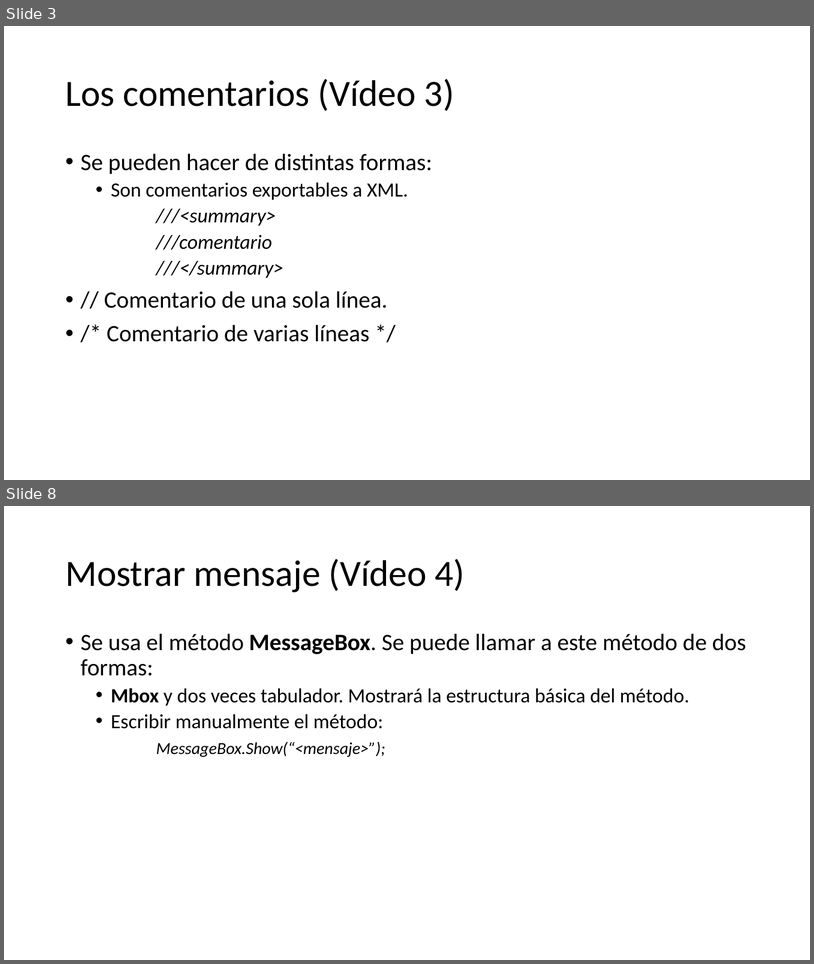
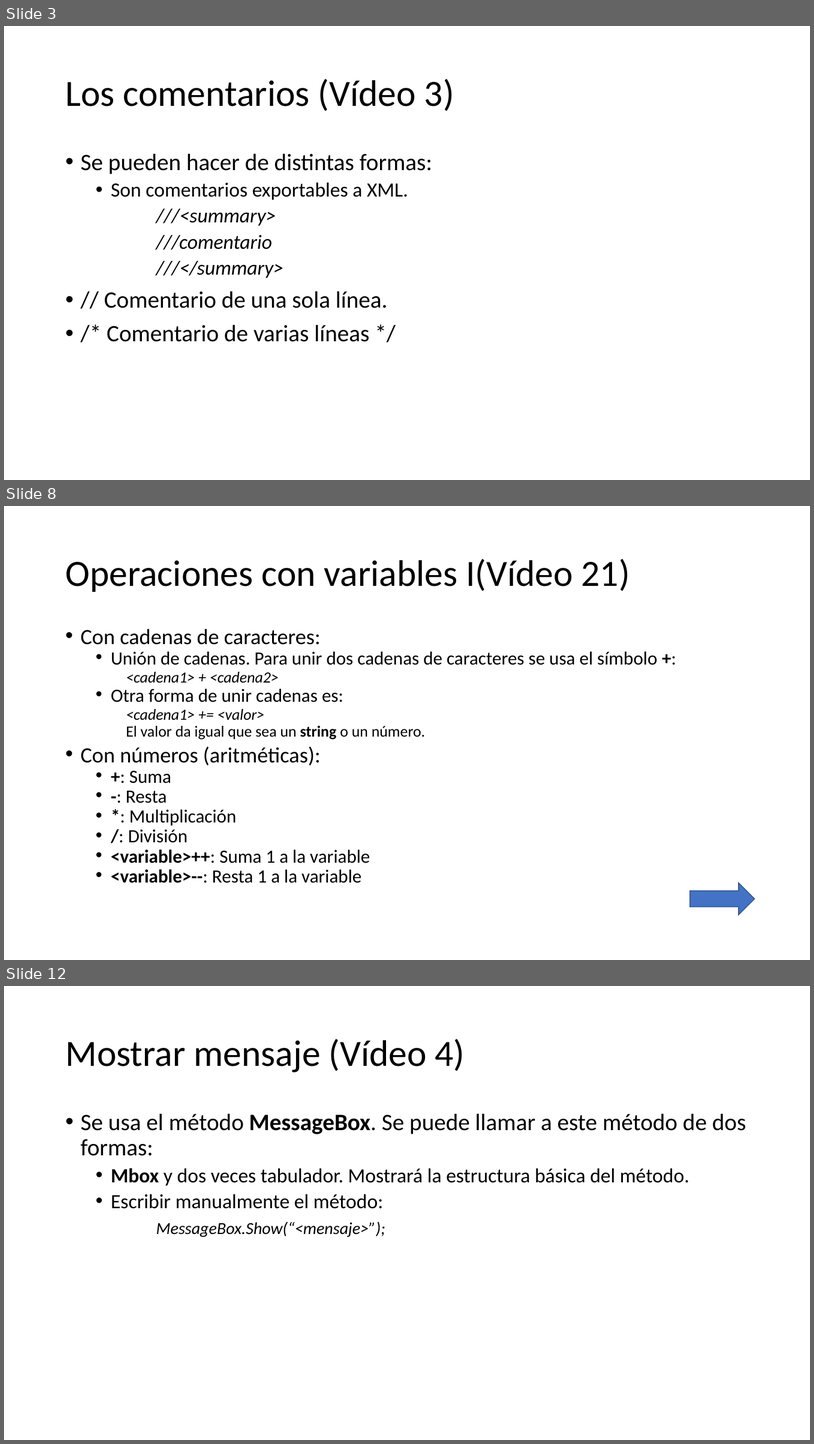
Before and after one commit to Worome/Recetatic, a slide deck: Recetatic/Visual C#.pptx. Shown one above the other, each under a label of ours: slides 3 and 8 before the commit, slides 3, 8 and 12 after it; the slides between them are not shown. The pictures are 814x964 and 814x1444 pixels, drawn with LibreOffice and Linux fonts; fonts in the diff are those of the drawing. Boxes give left, top, right and bottom in pixels: in the first picture for what was removed or moved away, otherwise in the second. Text is boxed around its words. In the diff, an @@ line names an element or a change of style, - is before the commit and + after.

```diff
--- a/Recetatic/Visual C#.pptx
+++ b/Recetatic/Visual C#.pptx
@@ slide 8 added at (x1=4, y1=506, x2=810, y2=960), background #FFFFFF @@
@@ title added at (x1=65, y1=559, x2=630, y2=592), 44 pt, text #000000 @@
+Operaciones con variables I(Vídeo 21)
@@ text added at (x1=81, y1=628, x2=657, y2=883), 22.2 pt, text #000000 @@
+• Con cadenas de caracteres:
+  • Unión de cadenas. Para unir dos cadenas de caracteres se usa el símbolo +:
+    <cadena1> + <cadena2>
+  • Otra forma de unir cadenas es:
+    <cadena1> += <valor>
+    El valor da igual que sea un string o un número.
+• Con números (aritméticas):
+  • +: Suma
+  • -: Resta
+  • *: Multiplicación
+  • /: División
+  • <variable>++: Suma 1 a la variable
+  • <variable>--: Resta 1 a la variable
@@ right arrow added at (x1=690, y1=883, x2=755, y2=915), fill #4472C4, outline #325491 1 pt @@
@@ what was slide 8 is now slide 12 @@
```
Also in this commit, not shown: 5 slides changed, 18 other slides added, 2 other files.
